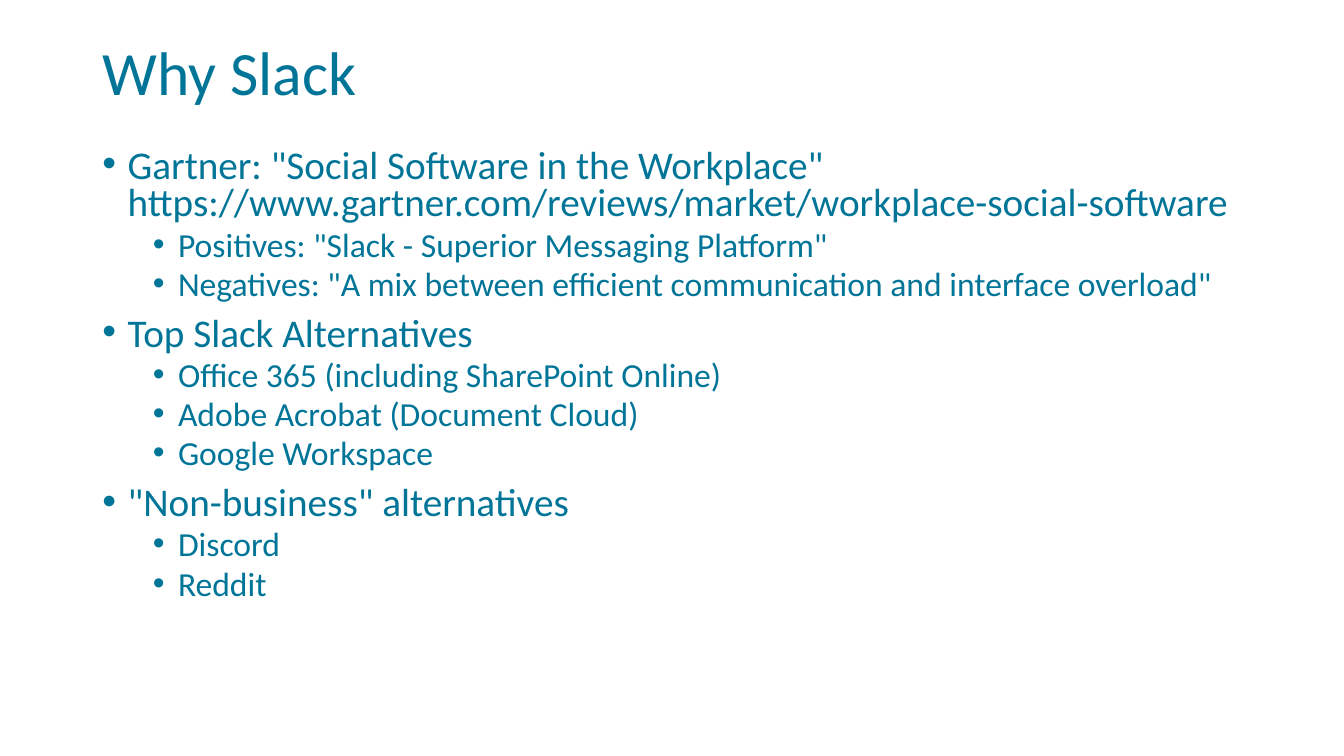
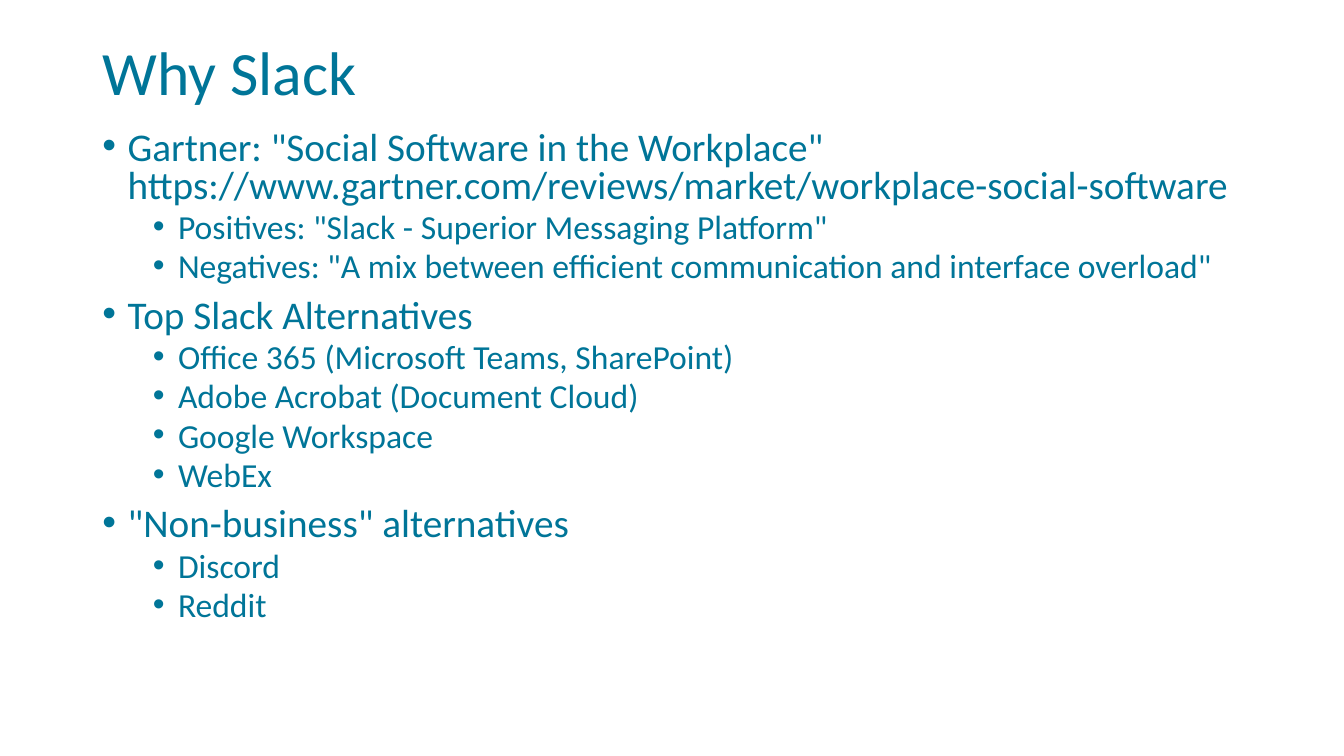
Before and after one commit to FSCJ-FacultyDev/HITEC2024, a slide deck: slide 3 of LeveragingSlackForStudentCollaboration.pptx. Drawn at 1344x756 pixels with LibreOffice and Linux fonts; fonts in the diff are those of the drawing; background and template pictures are left out. Boxes give left, top, right and bottom in pixels: in the first picture for what was removed or moved away, otherwise in the second. Text is boxed around its words. In the diff, an @@ line names an element or a change of style, - is before the commit and + after.

```diff
--- a/LeveragingSlackForStudentCollaboration.pptx
+++ b/LeveragingSlackForStudentCollaboration.pptx
@@ text "Gartner: "Social Software in the ...": place and size @@
-text "Gartner: "Social Software in the ..." at bbox=[128, 151, 1228, 597]
+text "Gartner: "Social Software in the ..." at bbox=[128, 133, 1228, 618]
@@ text at bbox=[178, 344, 733, 374]: text changed @@
-  • Office 365 (including SharePoint Online)
+  • Office 365 (Microsoft Teams, SharePoint)
@@ text at bbox=[178, 463, 272, 488]: paragraph added @@
+  • WebEx
```
Also in this commit, not shown: 5 other slides changed, 5 slides added.
